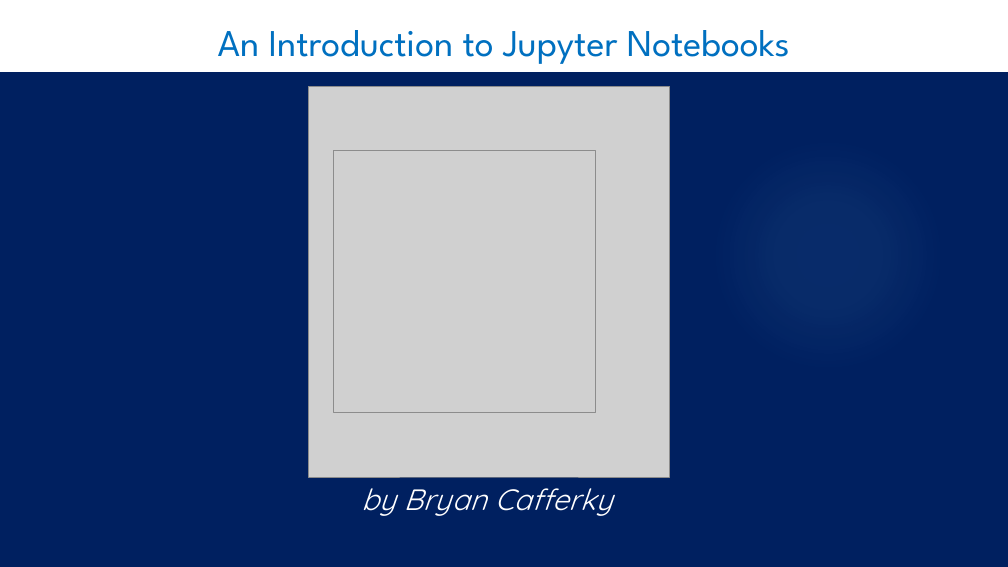
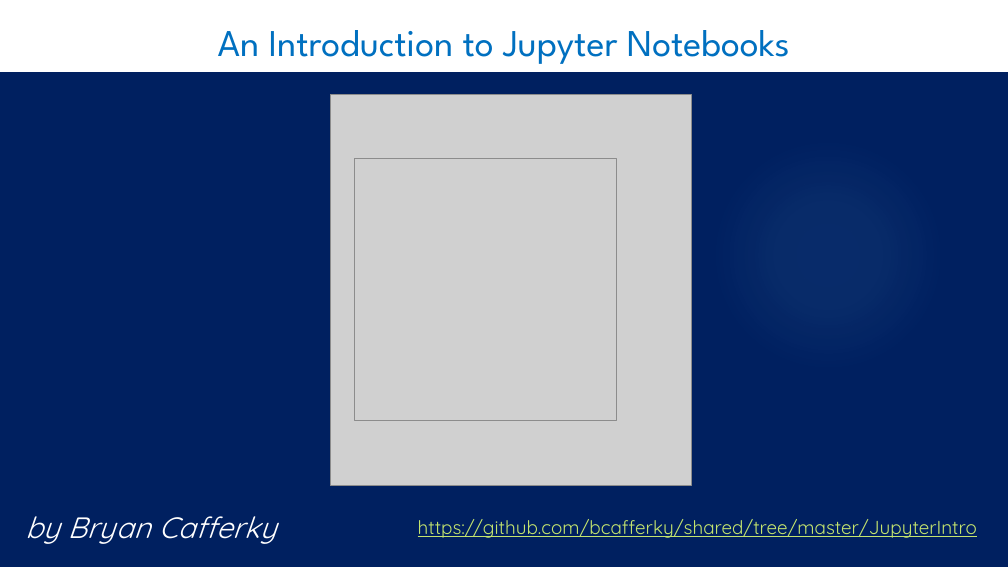
Before and after one commit to bcafferky/shared, a slide deck: slide 1 of JupyterIntro/Intro_to_Jupyter_Notebooks_part1.pptx. Drawn at 1008x567 pixels with LibreOffice and Linux fonts; fonts in the diff are those of the drawing; grey boxes stand for pictures; background and template pictures are left out. Boxes give left, top, right and bottom in pixels: in the first picture for what was removed or moved away, otherwise in the second. Text is boxed around its words. In the diff, an @@ line names an element or a change of style, - is before the commit and + after.

```diff
--- a/JupyterIntro/Intro_to_Jupyter_Notebooks_part1.pptx
+++ b/JupyterIntro/Intro_to_Jupyter_Notebooks_part1.pptx
@@ picture: place and size @@
-picture at box(309, 86, 669, 477)
+picture at box(330, 95, 691, 485)
@@ picture: place and size @@
-picture at box(333, 150, 595, 413)
+picture at box(355, 159, 617, 421)
@@ text "by Bryan Cafferky" rewrapped from box(361, 477, 613, 516) to box(25, 516, 277, 544) @@
@@ text added at box(418, 519, 977, 538), 18 pt, text #C4E46E, underline @@
+https://github.com/bcafferky/shared/tree/master/JupyterIntro
```
Also in this commit, not shown: 1 other slide changed, 8 other files.
